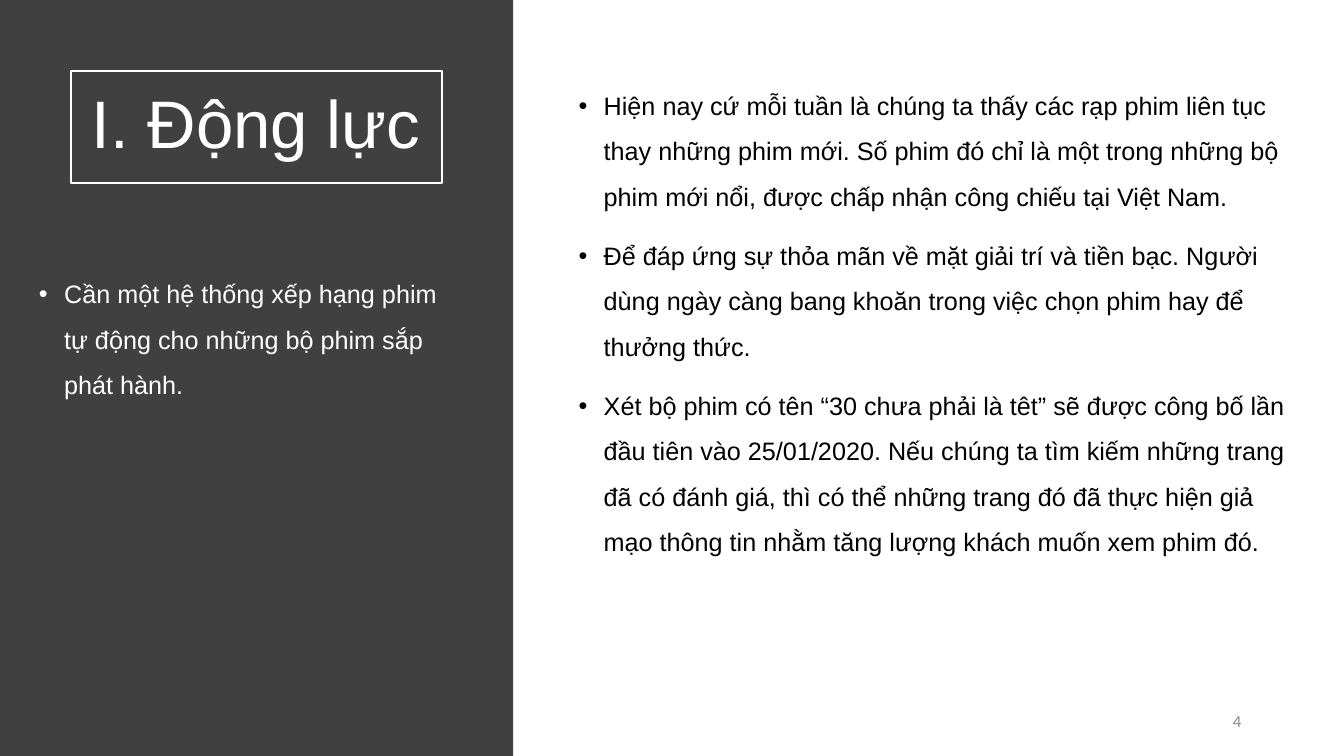
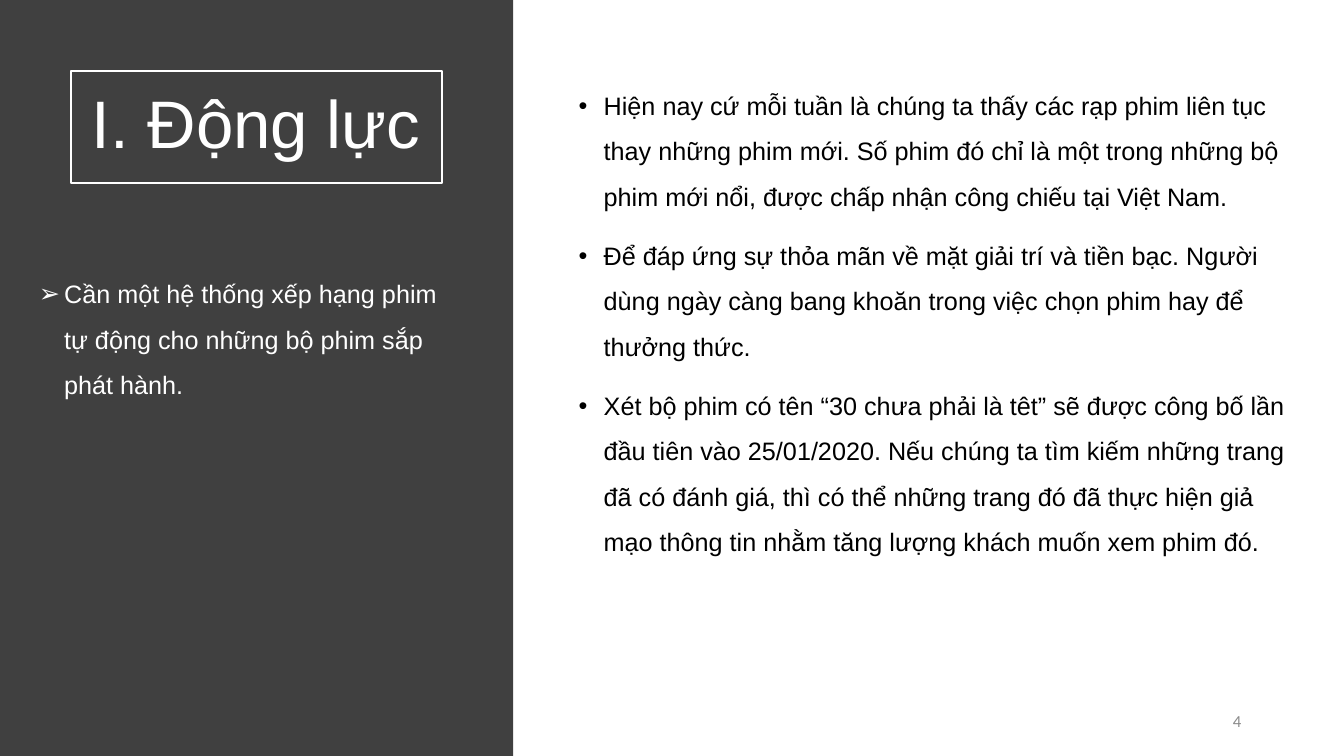
Before and after one commit to vietph34/DS_Final_project, a slide deck: slide 4 of doc/report.pptx. Drawn at 1344x756 pixels with LibreOffice and Linux fonts; fonts in the diff are those of the drawing. Boxes give left, top, right and bottom in pixels: in the first picture for what was removed or moved away, otherwise in the second. Text is boxed around its words. In the diff, an @@ line names an element or a change of style, - is before the commit and + after.

```diff
--- a/doc/report.pptx
+++ b/doc/report.pptx
@@ text "Cần một hệ thống xếp ..." at [64, 283, 437, 400]: bullet • to ➢ @@
```
Also in this commit, not shown: 7 other slides changed, 2 slides added, 1 slide removed.
